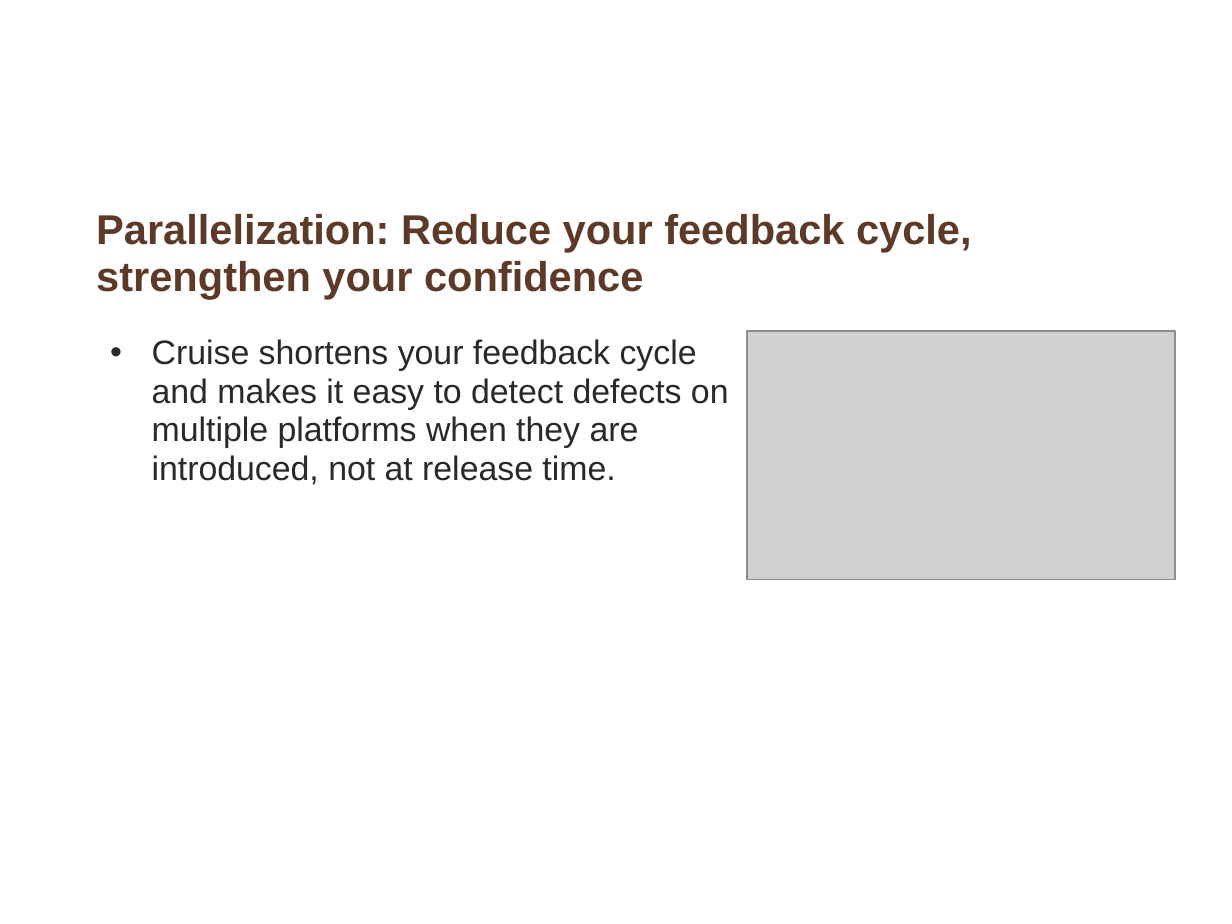
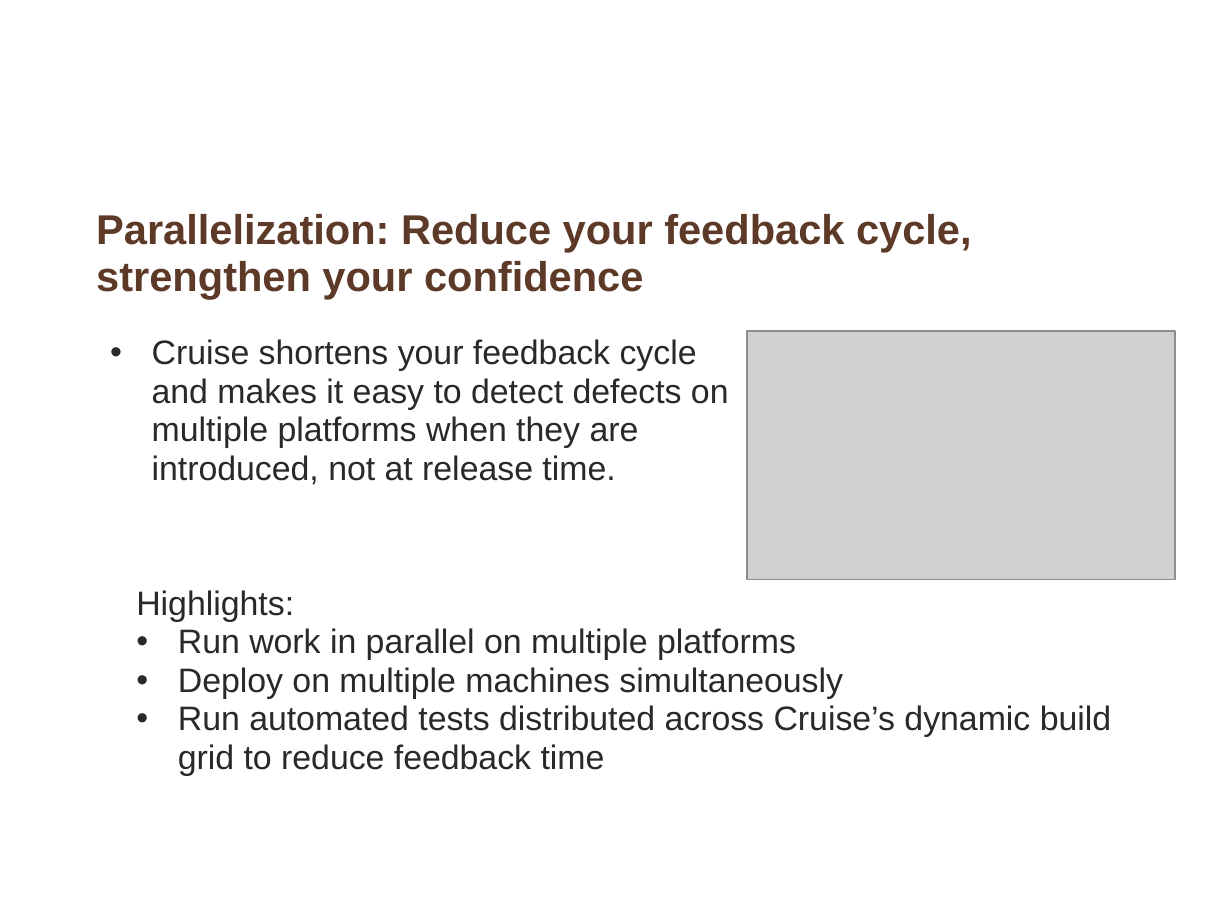
Before and after one commit to whimet/cruisetraining, a slide deck: slide 5 of Core_features_of_Cruise.ppt. Drawn at 1232x924 pixels with LibreOffice and Linux fonts; fonts in the diff are those of the drawing; grey boxes stand for pictures; background and template pictures are left out. Boxes give left, top, right and bottom in pixels: in the first picture for what was removed or moved away, otherwise in the second. Text is boxed around its words. In the diff, an @@ line names an element or a change of style, - is before the commit and + after.

Commit message:
Full fledged Core_features_of_Cruise ppt

```diff
--- a/Core_features_of_Cruise.ppt
+++ b/Core_features_of_Cruise.ppt
@@ text added at <box>136,590,1111,776</box>, 22 pt, text #292929 @@
+  Highlights:
+  • Run work in parallel on multiple platforms
+  • Deploy on multiple machines simultaneously
+  • Run automated tests distributed across Cruise’s dynamic build grid to reduce feedback time
```
Also in this commit, not shown: 6 other slides changed, 1 slide added.
